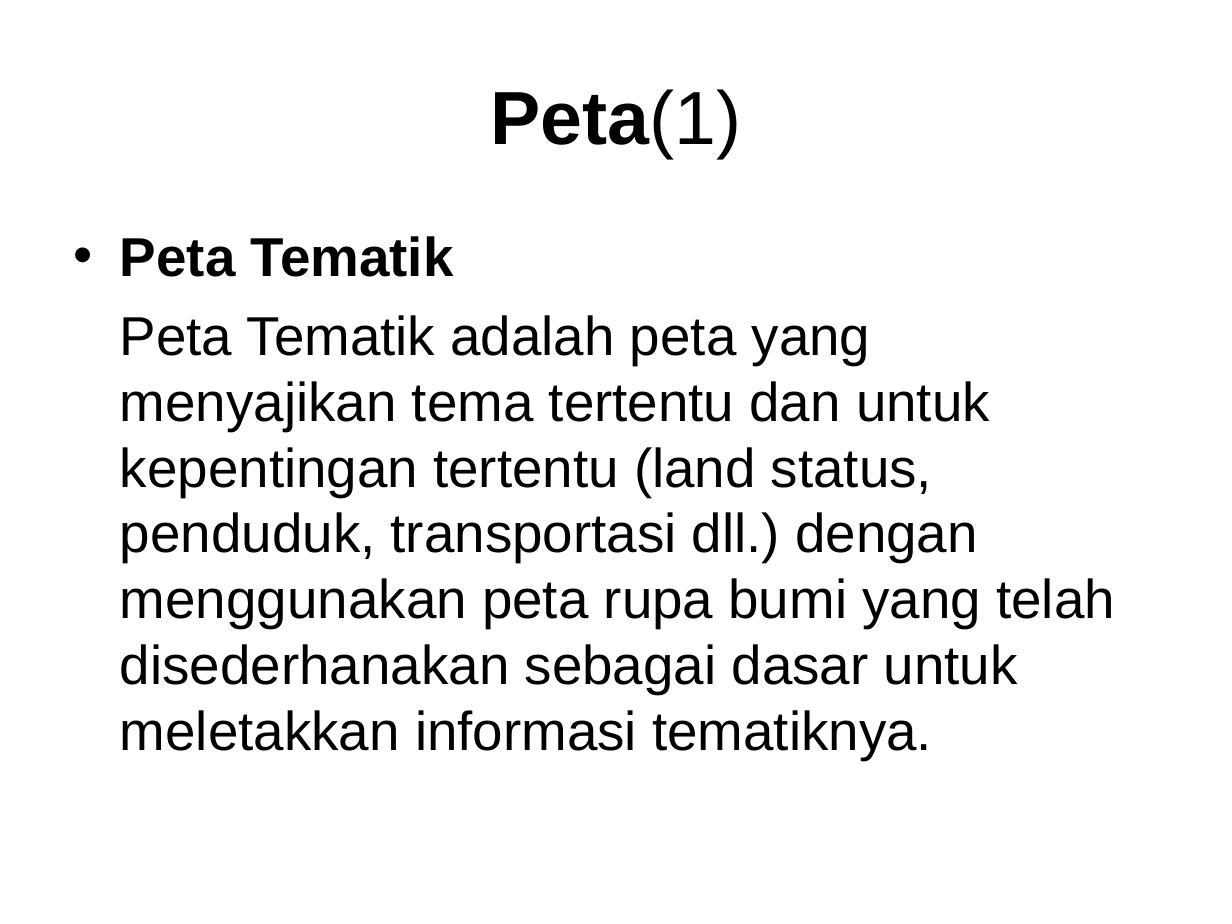
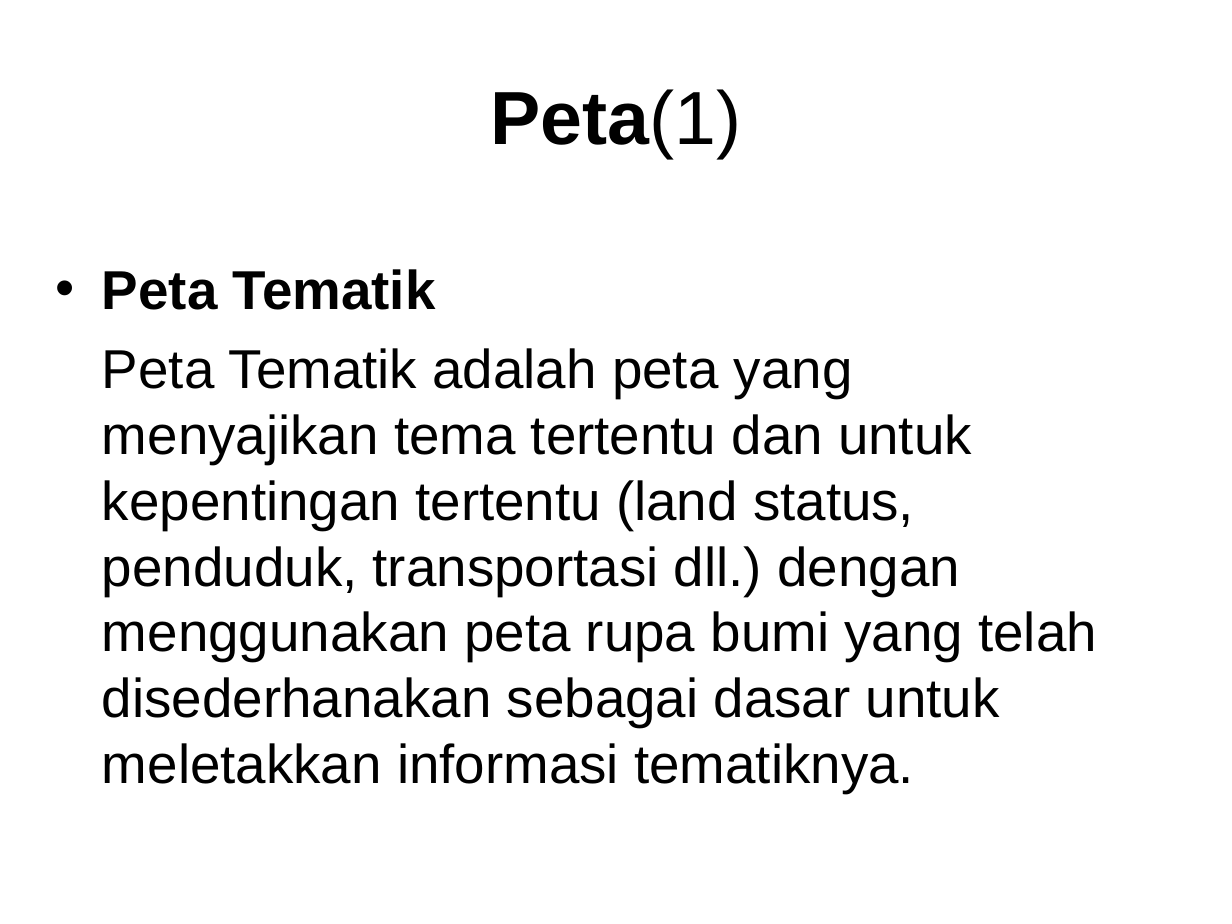
Before and after one commit to haydiru/nothingSpesial, a slide deck: slide 10 of seminar.ppt. Drawn at 1232x924 pixels with LibreOffice and Linux fonts; fonts in the diff are those of the drawing; background and template pictures are left out. Boxes give left, top, right and bottom in pixels: in the first picture for what was removed or moved away, otherwise in the second. Text is boxed around its words. In the diff, an @@ line names an element or a change of style, - is before the commit and + after.

```diff
--- a/seminar.ppt
+++ b/seminar.ppt
@@ text "Peta Tematik": place and size @@
-text "Peta Tematik" at box(120, 236, 1115, 760)
+text "Peta Tematik" at box(102, 269, 1097, 793)
```
Also in this commit, not shown: 8 other slides changed.
